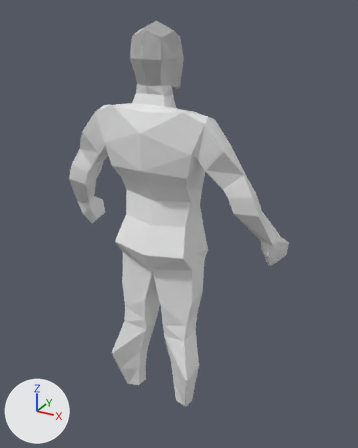
One commit to the Blender file lab03/character.blend: the scene before it, then after it.
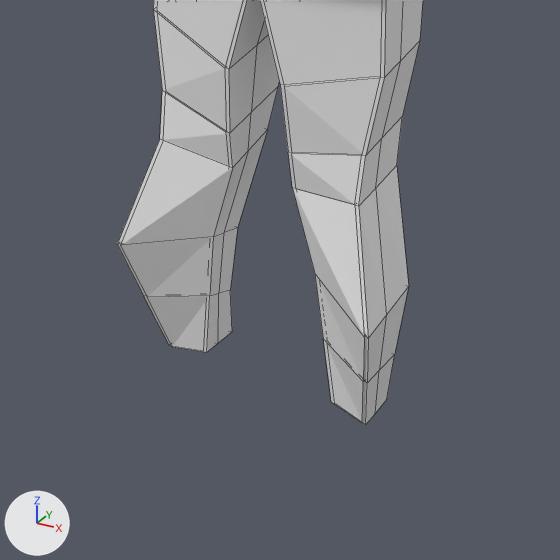
Each version appears first whole from a camera (50 mm lens) standing at (1.56, -2.57, 1.53) and looking at (0.06, 0.16, 0.17), and next in a close-up on the part from 21% to 68% of the width and 62% to 100% of the height. Lighting does not change. The marker at lower left points along +X, +Y and +Z. The close-ups show mesh edges as thin lines.

The scene before the commit, as lines of its bpy script (objects in view):
```python
me_cube_003 = bpy.data.meshes.new('Cube.003')
me_cube_003.from_pydata(...)  # 308 vertices, 323 faces, 1 loose edge; spans x -6.6..6.7, y -1.6..2.6, z -20.3..1.6
# faces by material slot: [57, 266]
me_cube_003.materials.append(None)
me_cube_003.materials.append(mat_material)  # white #e7e7e7
ob_cube = bpy.data.objects.new('Cube', me_cube_003)
ob_cube.location = (-0.004, 0.0, 1.271)
ob_cube.scale = (0.12, 0.12, 0.12)
_m = ob_cube.modifiers.new('Mirror', 'MIRROR')
_m.use_clip = True
```
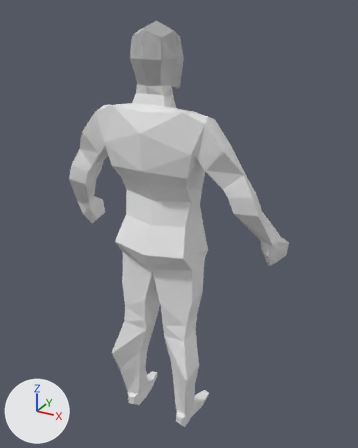
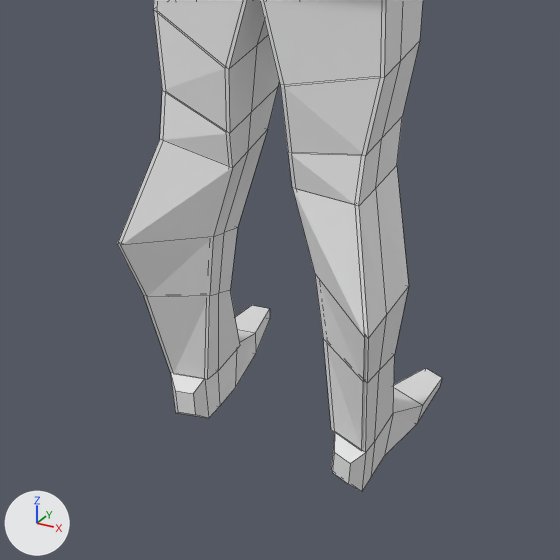
Commit message: feat: character with feet done

Where the change shows, as pixel boxes [x1, y1, x2, y2] in the close-ups (560 x 560 px):
'Cube', reshaped, modifiers changed: before [117, 0, 423, 424]; after [117, 0, 442, 492]
part 1 of me_cube_003, built on: before [144, 290, 395, 424]; after [117, 0, 442, 492]

Patch to the scene script:
```diff
--- a/lab03/character.blend.py
+++ b/lab03/character.blend.py
@@ me_cube_003 @@
 # used by ob_cube; location = (-0.004, 0.0, 1.271); scale = (0.12, 0.12, 0.12)
-me_cube_003.from_pydata(...)  # 308 vertices, 323 faces, 1 loose edge; spans x -6.6..6.7, y -1.6..2.6, z -20.3..1.6
+me_cube_003.from_pydata(...)  # 635 vertices, 682 faces, 2 loose edges; spans x -6.7..6.7, y -1.6..2.6, z -21.8..1.6
+# me_cube_003 part 1: 12 vertices moved from x -2.1..2.2, y -0.7..0.2, z -20.3..-20.1 to x -2.1..2.2, y -0.7..0.5, z -20.9..-20.8; 327 vertices added at x -6.7..6.6, y -1.6..2.6, z -21.8..1.1
 me_cube_003.materials.append(mat_material)
@@ ob_cube @@
 ob_cube.scale = (0.12, 0.12, 0.12)
-_m = ob_cube.modifiers.new('Mirror', 'MIRROR')
-_m.use_clip = True
```
